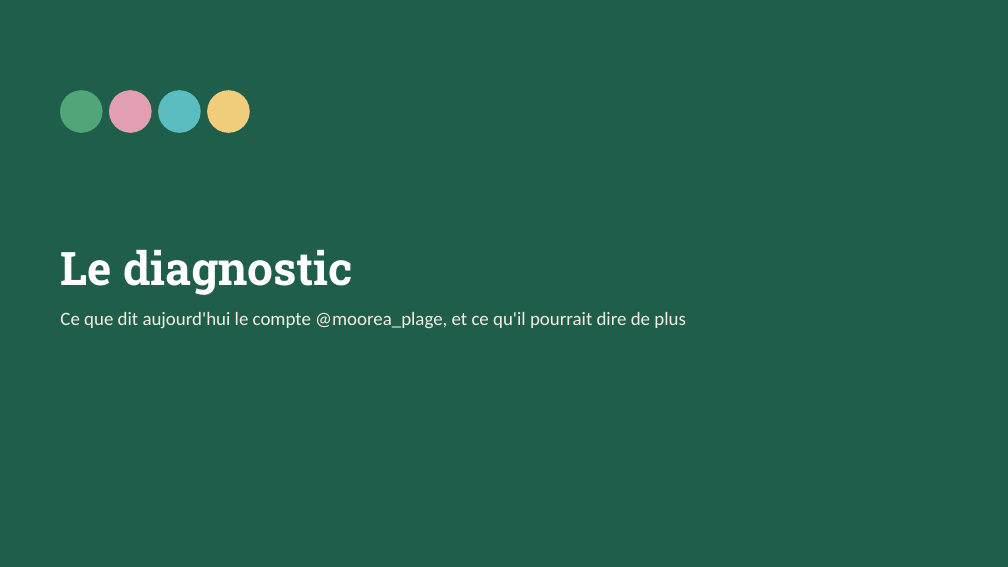
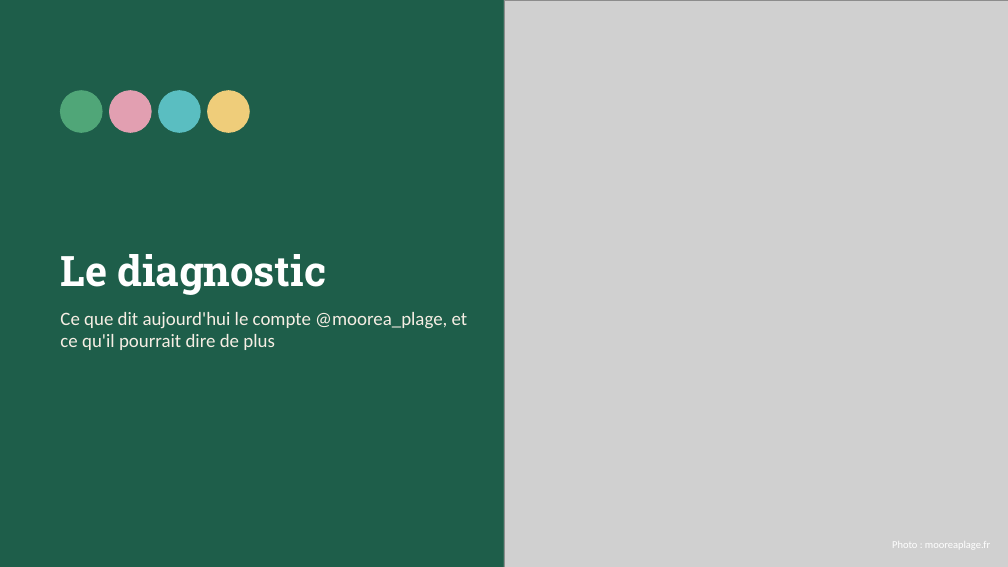
Before and after one commit to margaritakrikorian-ai/Assistant-CM, a slide deck: slide 3 of prospection/moorea-plage/Moorea-Plage-proposition.pptx. Drawn at 1008x567 pixels with LibreOffice and Linux fonts; fonts in the diff are those of the drawing; grey boxes stand for pictures. Boxes give left, top, right and bottom in pixels: in the first picture for what was removed or moved away, otherwise in the second. Text is boxed around its words. In the diff, an @@ line names an element or a change of style, - is before the commit and + after.

```diff
--- a/prospection/moorea-plage/Moorea-Plage-proposition.pptx
+++ b/prospection/moorea-plage/Moorea-Plage-proposition.pptx
@@ picture added at (504, 0, 1008, 567) @@
@@ title "Le diagnostic" at (60, 254, 326, 295): size 44 to 40 pt @@
@@ text "Ce que dit aujourd'hui le ..." rewrapped from (60, 312, 686, 329) to (60, 312, 468, 350) @@
@@ text added at (892, 543, 990, 548), 10 pt, text #FFFFFF @@
+Photo : mooreaplage.fr
```
Also in this commit, not shown: 9 other slides changed, 18 other files.
